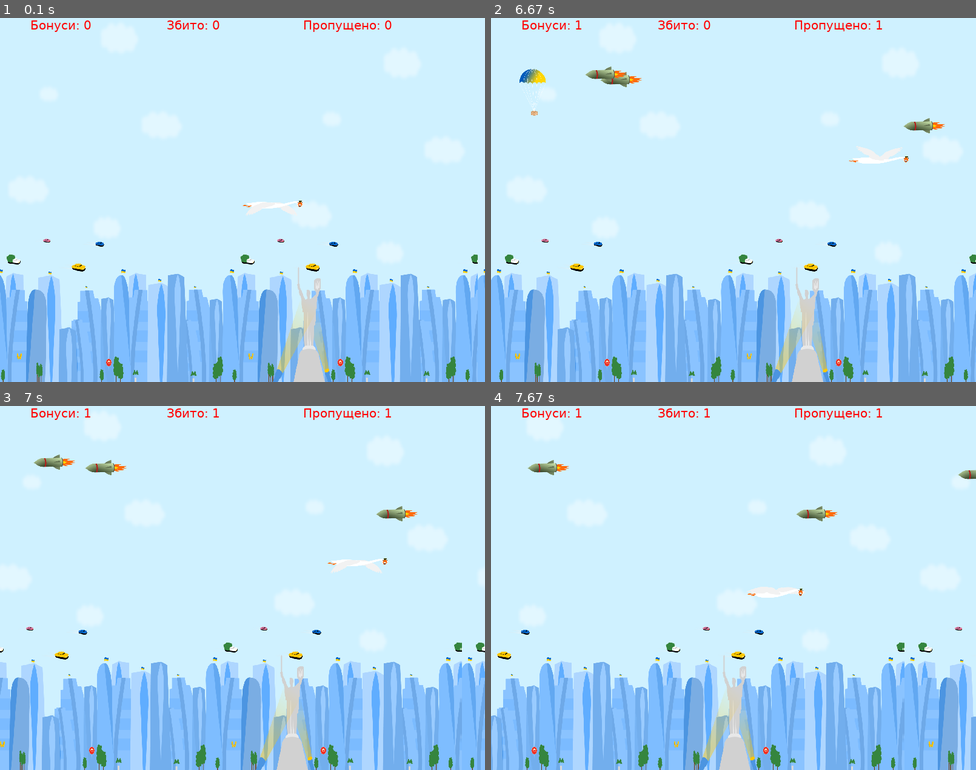
Above: before the commit, frames 1-4 (two rows, left to right).
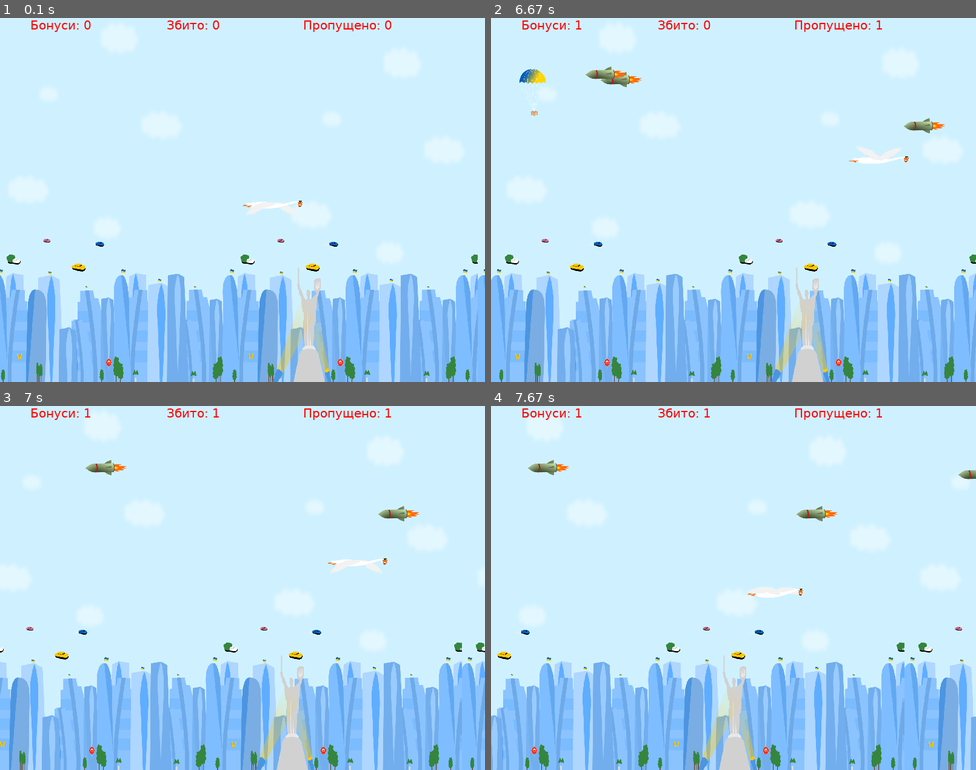
Above: after the commit, the same moments.

Repository: tsrm1/PyGame.Banderogusak
Game: pygame game, started from Banderogusak.py
Same seed, same stepped clock (60 frames per second), same inputs: the game is played once before the commit and once after it.
Inputs:
- Up to frame 1 (0.1 s): no input
- Up to frame 2 (6.67 s): hold Right 0.33-0.8 s; hold Up 0.83-1.13 s; hold Right 1.17-1.63 s; hold Left 1.67-2.2 s; hold Down 2.23-2.53 s; hold Left 2.57-2.97 s; hold Up 3-3.37 s; hold Right 3.4-4.03 s; hold Down 4.07-4.43 s; hold Left 4.47-4.93 s; hold Right 4.97-5.43 s; hold Up 5.47-5.77 s; hold Right 5.8-6.27 s; hold Left from 6.3 s (still down)
- Up to frame 3 (7 s): release Left at 6.83 s; hold Down from 6.87 s (still down)
- Up to frame 4 (7.67 s): release Down at 7.17 s; hold Left 7.2-7.6 s; hold Up from 7.63 s (still down)

Frames 1-2 are identical in both runs. In frame 3, 0.3% of the frame differs, in the area x 6-87%, y 13-32%; in frame 4, nothing differs.

Commit message:
Создано удаление врагов (ракет) при колизии их с бонусами.

Diff:
--- a/Banderogusak.py
+++ b/Banderogusak.py
@@ -63,7 +63,7 @@
     bonus = pygame.transform.scale(pygame.image.load('image/bonus.png').convert_alpha(), bonus_size)    # создаём поверхность "бонуса" и загружаем на неё изображение
     bonus_rect = pygame.Rect(random.randint(0, WIDTH), 0, *bonus.get_size())
     bonus_speed = random.randint(2, 5)                  # создаём произвольную скорость "бонуса"
-    print(f'There are {len(bonuses)} bonuses. Created a new bonus')
+    print(f'There are {len(bonuses)} bonuses. Created a new bonus.')
     return [bonus, bonus_rect, bonus_speed]             # возвращяем данные очередного "бонуса"
 
 CREATE_ENEMY = pygame.USEREVENT + 1
@@ -95,11 +95,11 @@
         if event.type == CREATE_BONUS:          # если появилось событие создать "бонус"
             bonuses.append(create_bonus())      # в список "врагов" добавляем новый "бонус"
 
-        if event.type == CHANGE_IMG_HERO:          # если появилось событие создать "бонус"
-            hero_img_index += 1
-            if hero_img_index == len(hero_images):
-                hero_img_index = 0
-            hero = hero_images[hero_img_index]
+        if event.type == CHANGE_IMG_HERO:           # если появилось событие изменить изображение "героя"
+            hero_img_index += 1                     # увеличиваем счётчик номера изображения "героя"
+            if hero_img_index == len(hero_images):  # если достигли последнего изображения в списке изображений "героя",
+                hero_img_index = 0                  # устанавливаем текущим самое первое изображение в списке изображений "героя"
+            hero = hero_images[hero_img_index]      # присваиваем "герою" текущее изображение
 
     # управление "героем"
     keys = pygame.key.get_pressed()             # в переменную key записываем состояние всех клавиш на клавиатуре
@@ -113,11 +113,11 @@
     if keys[pygame.K_DOWN] and hero_rect.bottom < HEIGHT:  # если кнопка K_DOWN нажата и поверхность "героя" не в самом низу
         hero_rect = hero_rect.move(0, hero_attr["speed"])  # свдвигаем поверхность "героя" вниз
 
-    back_ground_dx1 -= back_ground_speed
-    back_ground_dx2 -= back_ground_speed
-    if back_ground_dx1 < -back_ground.get_width():
+    back_ground_dx1 -= back_ground_speed                        # ументшаем координату X 1-го фонового  изображения на величну back_ground_speed
+    back_ground_dx2 -= back_ground_speed                        # ументшаем координату X 2-го фонового  изображения на величну back_ground_speed
+    if back_ground_dx1 < -back_ground.get_width():              # обнуляем смещение 1-го фонового изображения на ширину фонового изображения
         back_ground_dx1 = back_ground.get_width()
-    if back_ground_dx2 < -back_ground.get_width():
+    if back_ground_dx2 < -back_ground.get_width():              # обнуляем смещение 2-го фонового изображения на ширину фонового изображения
         back_ground_dx2 = back_ground.get_width()
 
     main_surface.blit(back_ground, (back_ground_dx1, 0))        # накладываем поверность "бэкгроунд" №1 на основную поверхность "фон"
@@ -125,7 +125,7 @@
     main_surface.blit(hero, hero_rect)                          # накладываем поверность "героя" на основную поверхность "фон"
 
     for enemy in enemies:
-        enemy[1] = enemy[1].move(-enemy[2], 0)
+        enemy[1] = enemy[1].move(-enemy[2], 0)  # свдивгаем поверхность текущего "врага" влево на величину enemy_speed
         if enemy[1].left < 0:                   # если поверхность "врага" ушла за левый край рабочего окна
             enemies.pop(enemies.index(enemy))   # удаляем "врага" из списка "врагов"
             print(f'There are {len(enemies)} enemies. Delete one old enemy.')
@@ -133,9 +133,10 @@
             main_surface.blit(enemy[0], enemy[1])   # накладываем поверхность "врага" на основную поверхность "фон"
 
         for bonus in bonuses:
-            if (enemy[1]).colliderect(bonus[1]):         # если плоскость "героя" пересеклась с плоскостью "бонус"
+            if (enemy[1]).colliderect(bonus[1]):        # если плоскость "героя" пересеклась с плоскостью "бонус"
                 bonuses.pop(bonuses.index(bonus))       # удаляем "бонус" из списка "бонусов"
-                score_damage += 1
+                enemies.pop(enemies.index(enemy))       # удаляем "врага" из списка "врогов"
+                score_damage += 1                       # увеличиваем счётчик сбитых "бонусов"
                 # print(f'There are {len(bonuses)} bonuses. Delete one old bonus. Score = {score}')
 
         if hero_rect.colliderect(enemy[1]):         # если плоскость "героя" пересеклась с плоскостью "врага"
@@ -143,17 +144,17 @@
             print(f'Игра окнчена. Ваш "герой" погиб. Вы набрали {score} очков.')
 
     for bonus in bonuses:
-        bonus[1] = bonus[1].move(0, bonus[2])
+        bonus[1] = bonus[1].move(0, bonus[2])           # сдвигаем поверхность "бонус" вниз на bonus_speed px
         if bonus[1].bottom > bildings_heights:          # если поверхность "бонус" ушла за нижний край рабочего окна
             bonuses.pop(bonuses.index(bonus))           # удаляем "бонус" из списка "бонусов"
-            score_fall +=1
+            score_fall +=1                              # увеличиваем счётчик пропущенных "бонусов"
             print(f'There are {len(bonuses)} bonuses. Delete one old bonus.')
         else:                                       # иначе
             main_surface.blit(bonus[0], bonus[1])   # накладываем поверхность "врага" на основную поверхность "фон"
 
         if hero_rect.colliderect(bonus[1]):         # если плоскость "героя" пересеклась с плоскостью "бонус"
             bonuses.pop(bonuses.index(bonus))       # удаляем "бонус" из списка "бонусов"
-            score += 1
+            score += 1                              # увеличиваем счётчик пойманных "бонусов"
             print(f'There are {len(bonuses)} bonuses. Delete one old bonus. Score = {score}')
 
 
@@ -166,8 +167,8 @@
     clock.tick(FPS)                     # вызывааем метод tick() класса Clock(), устанавливаем задержку для цикла, FPS
                                         # FPS раз в секунду с учётом времени на выполнение операций в самом цикле
 
-main_surface.blit(font_game_over.render('Гусю капець. Ігрі кінець.', True, RED), (WIDTH/2-250, HEIGHT/2-20))  # накладываем поверность "текст" на основную поверхность "фон"
+main_surface.blit(font_game_over.render('Гусаку капець. Грі кінець.', True, RED), (WIDTH/2-250, HEIGHT/2-20))  # накладываем поверность "текст" на основную поверхность "фон"
 pygame.display.update()             # вывод прямоугольной области (списка областей) из буфера
-time.sleep(3)
-pygame.quit()  # выход из модуля pygame
-quit()
+time.sleep(3)                       # устанавливаем задержку на 3 секунды
+pygame.quit()                       # выход из модуля pygame
+quit()                              # выход из программы
